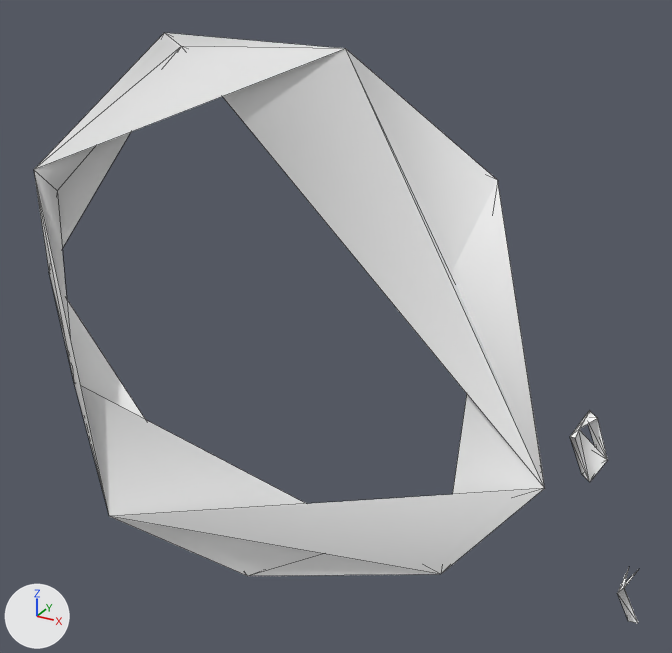
A saved change to the glTF model art/characters/lod1/accessories/roblox/acc_gold_monocle.glb.
The view is the same before and after, from a 50 mm lens placed at (-0.0182, -0.3442, 0.7994), pointed at (-0.098, -0.1992, 0.7269). The lights are fixed; the arrows at lower left show +X, +Y and +Z. The first picture is the older version. Mesh edges are drawn as thin lines. Vertices at exactly the same position are counted once.

In view in the first picture: 'acc_gold_monocle'.
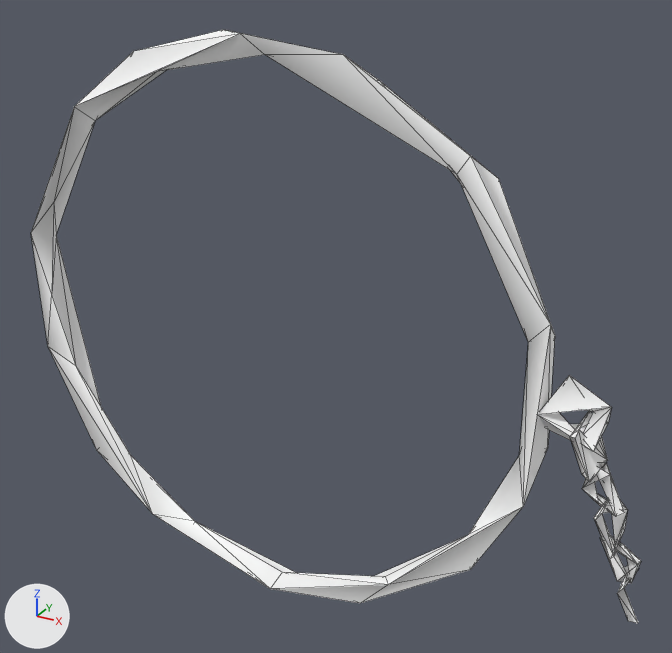
Where the change shows, as pixel boxes (x1, y1, x2, y2) in the pictures (672 x 653 px):
'acc_gold_monocle', reshaped
    before: (34, 33, 639, 623)
    after: (31, 30, 641, 623)
part 1 of me_acc_gold_monocle_001, rebuilt
    before: (34, 33, 544, 576)
    after: (31, 30, 555, 603)
part 2 of me_acc_gold_monocle_001, added
    after: (539, 375, 641, 583)

Patch to the scene script:
```diff
--- a/art/characters/lod1/accessories/roblox/acc_gold_monocle.glb.py
+++ b/art/characters/lod1/accessories/roblox/acc_gold_monocle.glb.py
@@ me_acc_gold_monocle_001 @@
 # used by ob_acc_gold_monocle; location = (0.0, 0.0, 0.0)
-me_acc_gold_monocle_001.from_pydata(...)  # 31 vertices, 55 faces; spans x -0.1707..-0.0349, y -0.2129..-0.1954, z 0.6629..0.7803
+me_acc_gold_monocle_001.from_pydata(...)  # 97 vertices, 187 faces; spans x -0.1682..-0.0349, y -0.2101..-0.1954, z 0.666..0.7815
+# me_acc_gold_monocle_001 part 1: the loose piece of 13 vertices spanning x -0.1707..-0.0521, y -0.2129..-0.2017, z 0.6629..0.7803 is rebuilt with 42 vertices and now spans x -0.1682..-0.0533, y -0.2091..-0.2038, z 0.666..0.7815
+# me_acc_gold_monocle_001 part 2
+# 37 vertices are added at x -0.055..-0.0357, y -0.2082..-0.1966, z 0.6872..0.7307
+# 74 new faces join them
 me_acc_gold_monocle_001.materials.append(mat_m_acc)
```
